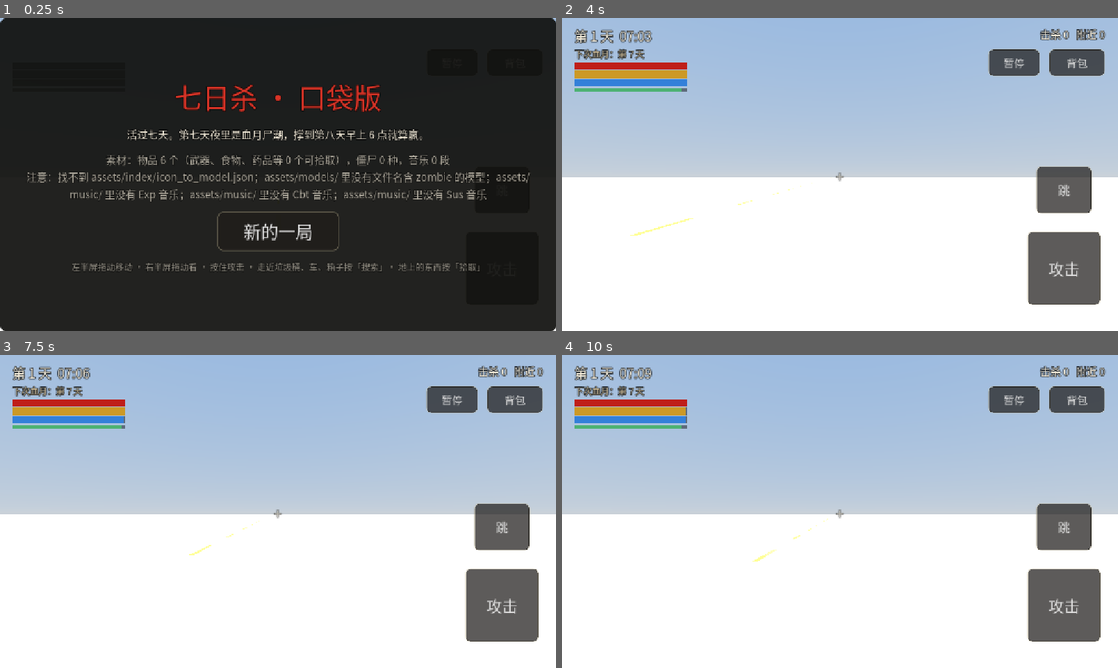
Above: before the commit, frames 1-4 (two rows, left to right).
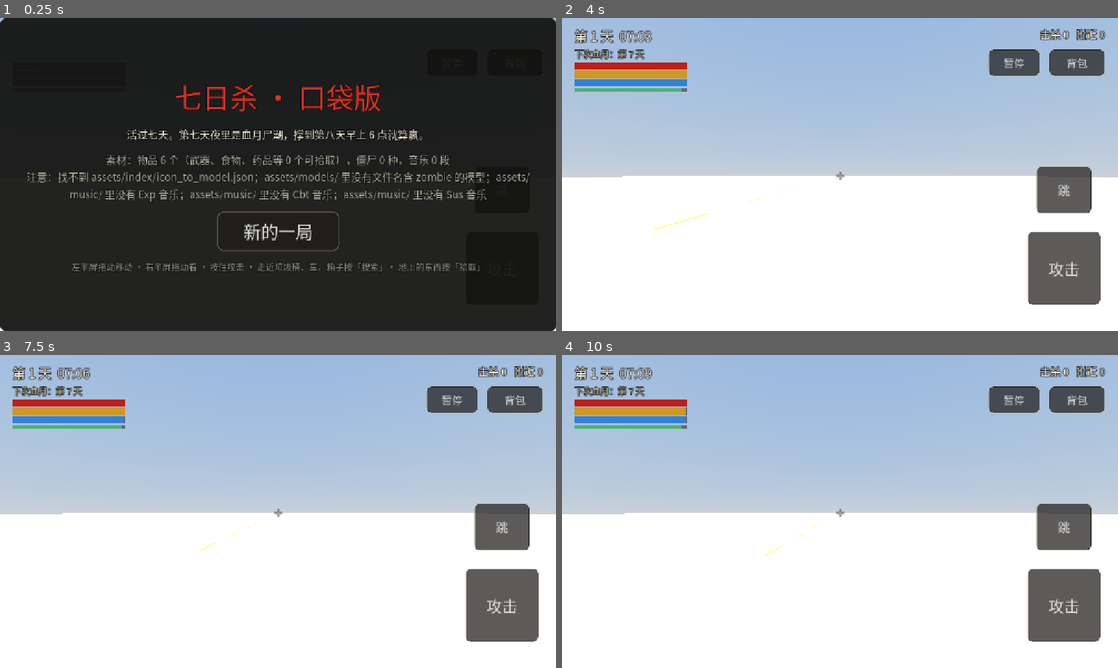
Above: after the commit, the same moments.

Repository: langhua98/7day
Game: Godot game, scene res://scenes/main.tscn
Two runs of this game, one before a commit and one after it. Both use one fixed random seed, a clock stepped at 60 frames per second and the inputs below.
Inputs (mouse positions are in pixels of both pictures, inside the frame that each line leads up to):
- Up to frame 1 (0.25 s): no input
- Up to frame 2 (4 s): click "新的一局" at 0.5 s; tap Enter at 1.25, 3.5 s; move the mouse to (962, 158) at 1.27 s; hold D 1.28-2 s; hold F 1.28-2 s; click (962, 158) at 1.42 s; tap Space at 1.52, 2 s; drag from (728, 190) to (812, 237) at 2.02 s; move the mouse to (895, 105) at 2.77 s; hold D 2.78-3.5 s; hold R 2.78-3.5 s; click (895, 105) at 2.92 s; tap F at 3.05 s; drag from (812, 237) to (673, 127) at 3.52 s
- Up to frame 3 (7.5 s): tap Space at 4.25, 4.52 s; move the mouse to (444, 558) at 4.27 s; hold A 4.28-5 s; hold Shift 4.28-5 s; click (444, 558) at 4.42 s; tap F at 4.55 s; drag from (111, 464) to (194, 433) at 5.02 s; move the mouse to (305, 511) at 5.77 s; hold S 5.78-6.5 s; hold F 5.78-6.5 s; click (305, 511) at 5.92 s; tap Enter at 6.5 s; drag from (194, 433) to (166, 527) at 6.52 s; move the mouse to (400, 495) at 7.27 s; hold W from 7.28 s (still down); hold R from 7.28 s (still down); click (400, 495) at 7.42 s
- Up to frame 4 (10 s): tap Space at 7.52, 8 s; tap F at 7.55, 9.05 s; release W at 8 s; release R at 8 s; drag from (728, 527) to (812, 574) at 8.02 s; move the mouse to (895, 442) at 8.77 s; hold S 8.78-9.5 s; hold Shift 8.78-9.5 s; click (895, 442) at 8.92 s; drag from (812, 574) to (673, 464) at 9.52 s

The runs differ from the first frame. In frame 2, 0.4% of the frame differs, in the area x 10-86%, y 49-70%; in frame 3, 0.4%; in frame 4, 0.4%.

Commit message:
手感：开镜 ADS、后坐力回弹、武器摆动、命中标记、震动、冲刺 FOV

Diff:
--- a/scripts/combat.gd
+++ b/scripts/combat.gd
@@ -77,6 +77,7 @@
 
 
 func attack() -> void:
+	hud.crosshair_kick()
 	var row: Dictionary = Assets.items_by_id.get(inventory.equipped, {})
 	var kind: int = row.get("kind", -1)
 	if kind == Assets.Kind.GUN:
@@ -218,12 +219,17 @@
 	var mods := Weapons.ammo_mods(ammo_id)
 	st.damage = float(st.damage) * float(mods.get("entity", 1.0))
 	st.damage *= Weapons.quality_mult(int(inventory.qualities.get(inventory.equipped, 1)))
+	if player_sys.aiming:
+		st.spread = float(st.spread) * 0.5
 	attack_cd = st.rate
 	arms.swing(7.0)
 	Fx.muzzle(arms, arms.muzzle_position())
 	Sfx.play(st.fire_snd, Vector3.INF, -2.0, 0.05)
+	Input.vibrate_handheld(20)
 	GameState.noise.emit(player_sys.player.global_position, 45.0, "gun")
-	player_sys.add_recoil(0.012 + st.damage * 0.0004 * st.pellets)
+	var kick: float = 0.012 + st.damage * 0.0004 * st.pellets
+	player_sys.add_recoil(kick)
+	player_sys.pitch = clampf(player_sys.pitch + kick * C.RECOIL_AIM_SHARE, -1.3, 1.3)
 	var eye := player_sys.camera.global_position
 	var aim := -player_sys.camera.global_basis.z
 	for p in st.pellets:
@@ -303,6 +309,7 @@
 	var gun: bool = Assets.items_by_id.get(inventory.equipped, {}).get("kind", -1) == Assets.Kind.GUN
 	Sfx.play("bullet_flesh" if gun else "hit_flesh", at, -2.0)
 	GameState.noise.emit(player_sys.player.global_position, 6.0, "hit")
+	hud.hitmarker(head)
 	if head:
 		hud.toast("爆头！")
 
--- a/scripts/config.gd
+++ b/scripts/config.gd
@@ -39,6 +39,14 @@
 const JUMP_SPEED := 5.2
 const PLAYER_EYE_HEIGHT := 1.65
 const LOOK_SENSITIVITY := 0.0045
+## 第一人称手感：基础视野、冲刺拉宽、开镜 FOV、后坐力回弹、落地压头
+const BASE_FOV := 70.0
+const SPRINT_FOV_BONUS := 7.0
+const AIM_FOV := 55.0
+const AIM_SENSITIVITY := 0.6
+const RECOIL_RECOVERY := 12.0
+const RECOIL_AIM_SHARE := 0.16
+const LAND_DIP_MAX := 0.06
 ## 测试模式：背包里就有全部武器、吃的喝的、药、建造方块，每种子弹 300 发，不用去捡（读档时也会补齐）。正式玩时改成 false
 const TEST_ALL_ITEMS := true
 const TEST_AMMO := 300
--- a/scripts/fp_arms.gd
+++ b/scripts/fp_arms.gd
@@ -82,6 +82,9 @@
 var _swing_speed := 3.0
 var _punch_left := false   # 空手时左右交替出拳
 var _bob := 0.0
+var _sway := Vector2.ZERO
+var _sway_target := Vector2.ZERO
+var _aiming := false
 var _rest_len := {}
 
 
@@ -333,11 +336,24 @@
 	return [grip - f * GRIP_OFFSET.x - palm * GRIP_OFFSET.y, palm, f]
 
 
+## 转头时给手臂一点惯性：先被甩一下，再慢慢回到原位
+func look(px: Vector2) -> void:
+	_sway_target += Vector2(-px.x, -px.y) * 0.0009
+	_sway_target = _sway_target.limit_length(0.4)
+
+
+func set_aiming(on: bool) -> void:
+	_aiming = on
+
+
 func _update_pose(delta: float) -> void:
 	if not has_arms:
 		return
 	_skel.reset_bone_poses()
 	_bob += delta
+	_sway_target = _sway_target.lerp(Vector2.ZERO, 1.0 - exp(-delta * 10.0))
+	_sway = _sway.lerp(_sway_target, 1.0 - exp(-delta * 18.0))
+	var sway_hand := Vector3(_sway.x * 0.12, -_sway.y * 0.1, 0.0)
 	var walk: float = get_meta("walking", 0.0)
 	var bob := Vector3(sin(_bob * 9.0) * 0.012, -abs(cos(_bob * 9.0)) * 0.014, 0) * walk
 	bob += Vector3(0, sin(_bob * 1.7) * 0.004, 0)
@@ -345,12 +361,12 @@
 	if _swing > 0.0:
 		_swing = max(0.0, _swing - delta * _swing_speed)
 		t = 1.0 - _swing
-	var run := Vector3.ZERO
+	var run := sway_hand
 	match _grip:
 		Grip.NONE:
 			_pose_fists(t, bob + run)
 		Grip.PISTOL, Grip.RIFLE:
-			_pose_gun(t, bob, delta)
+			_pose_gun(t, bob + run, delta)
 		_:
 			var k := _sample(_swing_keys(), t)
 			var g: Vector3 = k[0] + bob + run
@@ -369,7 +385,7 @@
 				_place_arm("Left", lf[0], lf[1], lf[2], Vector3(-0.8, -1.0, 0.2))
 				_curl("Left", 0.9)
 			else:
-				_place_arm("Left", LEFT_HAND_AWAY + bob, Vector3.RIGHT, Vector3(0, -0.3, -1), Vector3(-0.6, -1.0, 0.2))
+				_place_arm("Left", LEFT_HAND_AWAY + bob + sway_hand, Vector3.RIGHT, Vector3(0, -0.3, -1), Vector3(-0.6, -1.0, 0.2))
 				_curl("Left", 0.6)
 
 
@@ -405,6 +421,8 @@
 		rl = sin((1.0 - _reload_t / _reload_total) * PI)
 	var hand := (PISTOL_HAND if _grip == Grip.PISTOL else RIFLE_HAND) + bob + Vector3(0, 0.015, 0.06) * kick \
 		+ Vector3(-0.05, -0.12, 0.06) * rl
+	if _aiming:
+		hand = Vector3(0.0, -0.19, -0.45) + bob
 	_place_arm("Right", hand, Vector3.LEFT, Vector3(0, -0.25, -1), Vector3(0.6, -1.0, 0.2))
 	_curl("Right", 0.85)
 	_update_mount(kick, rl)
@@ -436,7 +454,7 @@
 	match _grip:
 		Grip.PISTOL, Grip.RIFLE:
 			# 枪口朝正前方，稍微往里收一点对准准星；握把落在掌心（挂点原点就是握把）；换弹时枪口往下
-			var yaw := 0.06 if _grip == Grip.PISTOL else 0.03
+			var yaw := 0.0 if _aiming else (0.06 if _grip == Grip.PISTOL else 0.03)
 			b = Basis(Vector3.UP, yaw) * Basis(Vector3.RIGHT, 0.12 * kick + 0.5 * rl) * Basis(Vector3.UP, PI)
 			center += palm * 0.01
 		_:
@@ -444,6 +462,7 @@
 			var y := thumb
 			var z := (fingers - y * fingers.dot(y)).normalized()
 			b = Basis(y.cross(z), y, z) * Basis(Vector3.RIGHT, GRIP_TILT)
+	b = Basis(Vector3.UP, _sway.x * 0.45) * Basis(Vector3.RIGHT, -_sway.y * 0.35) * b
 	_weapon_mount.transform = Transform3D(b, center)
 
 
--- a/scripts/hud.gd
+++ b/scripts/hud.gd
@@ -15,6 +15,7 @@
 var move := Vector2.ZERO          # 摇杆输出，x 右 y 前
 var look_delta := Vector2.ZERO    # 本帧视角拖动量（像素）
 var attack_held := false
+var aim_held := false
 
 var _root := Control.new()
 var _status := Label.new()
@@ -32,6 +33,9 @@
 var _banner := Label.new()
 var _hotbar := HBoxContainer.new()
 var _attack_btn := Button.new()
+var _aim_btn := Button.new()
+var _cross := Label.new()
+var _hitmarker := Label.new()
 var _action_btn := Button.new()
 var _progress := ProgressBar.new()
 var _progress_label := Label.new()
@@ -59,6 +63,9 @@
 var _look_last := Vector2.ZERO
 var _toast_t := 0.0
 var _blood_day := false
+var _aim_id := -1
+var _cross_tween: Tween
+var _hit_tween: Tween
 const JOY_RADIUS := 90.0
 const QUALITY_COLORS := [Color(0.7, 0.7, 0.7), Color(0.65, 0.45, 0.25), Color(0.9, 0.8, 0.2),
 	Color(0.3, 0.8, 0.3), Color(0.3, 0.55, 1.0), Color(0.7, 0.35, 1.0)]
@@ -127,13 +134,30 @@
 	_root.add_child(_toast)
 
 	# 准星
-	var cross := Label.new()
-	cross.text = "+"
-	cross.set_anchors_preset(Control.PRESET_CENTER)
-	cross.position = Vector2(-10, -22)
-	cross.add_theme_font_size_override("font_size", 32)
-	cross.modulate = Color(1, 1, 1, 0.6)
-	_root.add_child(cross)
+	_cross.text = "+"
+	_cross.set_anchors_preset(Control.PRESET_CENTER)
+	_cross.position = Vector2(-16, -28)
+	_cross.size = Vector2(32, 56)
+	_cross.horizontal_alignment = HORIZONTAL_ALIGNMENT_CENTER
+	_cross.vertical_alignment = VERTICAL_ALIGNMENT_CENTER
+	_cross.add_theme_font_size_override("font_size", 32)
+	_cross.modulate = Color(1, 1, 1, 0.6)
+	_cross.pivot_offset = _cross.size * 0.5
+	_cross.mouse_filter = Control.MOUSE_FILTER_IGNORE
+	_root.add_child(_cross)
+
+	# 命中标记：打中僵尸在准星旁闪一下
+	_hitmarker.text = "×"
+	_hitmarker.set_anchors_preset(Control.PRESET_CENTER)
+	_hitmarker.position = Vector2(-32, -34)
+	_hitmarker.size = Vector2(64, 64)
+	_hitmarker.horizontal_alignment = HORIZONTAL_ALIGNMENT_CENTER
+	_hitmarker.vertical_alignment = VERTICAL_ALIGNMENT_CENTER
+	_hitmarker.add_theme_font_size_override("font_size", 46)
+	_hitmarker.pivot_offset = Vector2(32, 32)
+	_hitmarker.modulate = Color(1, 1, 1, 0)
+	_hitmarker.mouse_filter = Control.MOUSE_FILTER_IGNORE
+	_root.add_child(_hitmarker)
 
 	# 底部快捷栏
 	_hotbar.set_anchors_preset(Control.PRESET_CENTER_BOTTOM)
@@ -150,6 +174,15 @@
 	# 系统自带的按钮只认第一根手指，一边走路一边按攻击会没反应
 	_attack_btn.mouse_filter = Control.MOUSE_FILTER_IGNORE
 	_root.add_child(_attack_btn)
+
+	_aim_btn.text = "瞄准"
+	_aim_btn.set_anchors_preset(Control.PRESET_BOTTOM_RIGHT)
+	_aim_btn.position = Vector2(-430, -230)
+	_aim_btn.size = Vector2(150, 110)
+	_aim_btn.add_theme_font_size_override("font_size", 32)
+	_aim_btn.mouse_filter = Control.MOUSE_FILTER_IGNORE
+	_aim_btn.visible = false
+	_root.add_child(_aim_btn)
 
 	# 搜索 / 拾取：走近容器或地上的东西才出现
 	_action_btn.set_anchors_preset(Control.PRESET_BOTTOM_RIGHT)
@@ -486,6 +519,9 @@
 	_ammo.visible = text != ""
 	_ammo.text = text
 	_reload_btn.visible = text != ""
+	_aim_btn.visible = text != ""
+	if text == "":
+		aim_held = false
 
 
 func set_survival(water: float, effects: String) -> void:
@@ -614,6 +650,27 @@
 		_hurt.color.a = max(0.0, _hurt.color.a - delta * 0.8)
 
 
+## 打中僵尸：准星旁闪一个 ×，爆头变红
+func hitmarker(headshot := false) -> void:
+	if _hit_tween and _hit_tween.is_valid():
+		_hit_tween.kill()
+	_hitmarker.modulate = Color(1.0, 0.32, 0.22, 1.0) if headshot else Color(1, 1, 1, 0.9)
+	_hitmarker.scale = Vector2(1.35, 1.35)
+	_hit_tween = create_tween()
+	_hit_tween.set_parallel(true)
+	_hit_tween.tween_property(_hitmarker, "scale", Vector2.ONE, 0.16)
+	_hit_tween.tween_property(_hitmarker, "modulate:a", 0.0, 0.24)
+
+
+## 开枪/攻击时准星轻轻放大再回弹
+func crosshair_kick() -> void:
+	if _cross_tween and _cross_tween.is_valid():
+		_cross_tween.kill()
+	_cross.scale = Vector2(1.25, 1.25)
+	_cross_tween = create_tween()
+	_cross_tween.tween_property(_cross, "scale", Vector2.ONE, 0.14)
+
+
 func consume_look() -> Vector2:
 	var d := look_delta
 	look_delta = Vector2.ZERO
@@ -630,6 +687,11 @@
 
 
 func _touch_down(index: int, pos: Vector2) -> void:
+	if _aim_btn.visible and _aim_btn.get_global_rect().grow(12).has_point(pos):
+		_aim_id = index
+		aim_held = true
+		_aim_btn.modulate = Color(1.6, 0.7, 0.6)
+		return
 	if _attack_btn.get_global_rect().grow(20).has_point(pos):
 		_attack_id = index
 		_press_attack(true)
@@ -668,7 +730,11 @@
 
 
 func _touch_up(index: int) -> void:
-	if index == _attack_id:
+	if index == _aim_id:
+		_aim_id = -1
+		aim_held = false
+		_aim_btn.modulate = Color.WHITE
+	elif index == _attack_id:
 		_attack_id = -1
 		_press_attack(false)
 	elif index == _joy_id:
--- a/scripts/main.gd
+++ b/scripts/main.gd
@@ -189,6 +189,9 @@
 	var night := time_sys.night
 	var blood_moon := time_sys.blood_moon
 
+	player_sys.aiming = (hud.aim_held or Input.is_mouse_button_pressed(MOUSE_BUTTON_RIGHT)
+		or Input.is_physical_key_pressed(KEY_F)) \
+		and Assets.items_by_id.get(inventory.equipped, {}).get("kind", -1) == Assets.Kind.GUN
 	player_sys.update(delta)
 	looting.update(delta)
 	combat.update(delta)
--- a/scripts/player.gd
+++ b/scripts/player.gd
@@ -25,6 +25,8 @@
 
 var _vy := 0.0
 var _recoil := 0.0
+var _land_dip := 0.0
+var aiming := false
 var _step_d := 0.0
 var _grounded := true
 
@@ -42,7 +44,7 @@
 	camera.position.y = C.PLAYER_EYE_HEIGHT
 	camera.near = 0.03
 	camera.far = 260.0
-	camera.fov = 70.0
+	camera.fov = C.BASE_FOV
 	player.add_child(camera)
 	arms = FpArms.new()
 	camera.add_child(arms)
@@ -54,7 +56,7 @@
 	player.rotation.y = 0.0
 	camera.rotation.x = 0.0
 	camera.position.y = C.PLAYER_EYE_HEIGHT
-	camera.fov = 70.0
+	camera.fov = C.BASE_FOV
 	yaw = 0.0
 	pitch = 0.0
 	hp = C.MAX_HP
@@ -66,14 +68,19 @@
 	stamina = 100.0
 	_vy = 0.0
 	_recoil = 0.0
+	_land_dip = 0.0
+	aiming = false
 	_step_d = 0.0
 	_grounded = true
 
 
 func update(delta: float) -> void:
 	var look := hud.consume_look()
-	yaw -= look.x * C.LOOK_SENSITIVITY * hud.settings.sensitivity
-	pitch = clamp(pitch - look.y * C.LOOK_SENSITIVITY * hud.settings.sensitivity, -1.3, 1.3)
+	arms.look(look)
+	arms.set_aiming(aiming)
+	var look_sens: float = C.LOOK_SENSITIVITY * hud.settings.sensitivity * (C.AIM_SENSITIVITY if aiming else 1.0)
+	yaw -= look.x * look_sens
+	pitch = clamp(pitch - look.y * look_sens, -1.3, 1.3)
 	# 电脑上调试：WASD 移动、方向键看
 	var mv := hud.move
 	if Input.is_physical_key_pressed(KEY_W): mv.y += 1
@@ -106,15 +113,22 @@
 	if _grounded:
 		if _vy < -3.0:
 			Sfx.play("land", Vector3.INF, -6.0)
+			_land_dip = minf(C.LAND_DIP_MAX, -_vy * 0.012)
 		player.position.y = floor_y
 		_vy = 0.0
-	# 后坐力：镜头往上一跳，慢慢回落
-	if _recoil > 0.0:
-		var r := minf(_recoil, delta * 1.6)
-		_recoil -= r
-		pitch = clamp(pitch + r, -1.3, 1.3)
+	# 后坐力：先往上跳再回弹，只有一小部分留在准星上
+	_recoil = lerp(_recoil, 0.0, 1.0 - exp(-delta * C.RECOIL_RECOVERY))
 	player.rotation.y = yaw
-	camera.rotation.x = pitch
+	camera.rotation.x = clampf(pitch + _recoil, -1.4, 1.4)
+	# 冲刺拉宽视野，开镜收窄，落地轻轻压头
+	var fov_target := C.BASE_FOV
+	if aiming:
+		fov_target = C.AIM_FOV
+	elif sprint:
+		fov_target = C.BASE_FOV + C.SPRINT_FOV_BONUS
+	camera.fov = lerp(camera.fov, fov_target, 1.0 - exp(-delta * 8.0))
+	_land_dip = lerp(_land_dip, 0.0, 1.0 - exp(-delta * 9.0))
+	camera.position.y = C.PLAYER_EYE_HEIGHT - _land_dip
 	var fwd := -player.global_basis.z
 	var right := player.global_basis.x
 	var vel := (fwd * mv.y + right * mv.x) * C.PLAYER_SPEED * (C.SPRINT_MULT if sprint else 1.0)
@@ -165,6 +179,7 @@
 func take_damage(amount: float, source: String, bleed_chance := 0.0) -> void:
 	hp -= amount
 	hud.hurt()
+	Input.vibrate_handheld(60)
 	GameState.player_damaged.emit(amount, source)
 	if source == "zombie":
 		Sfx.play("pain", Vector3.INF, -3.0)
--- a/tests/test_split.gd
+++ b/tests/test_split.gd
@@ -56,6 +56,20 @@
 	check(main.running, "3 秒后不应结束")
 	main.player_sys.take_damage(10.0, "test")
 	check_close(main.player_sys.hp, C.MAX_HP - 10.0, 0.01, "受伤应扣血")
+
+	# 手感：后坐力应回弹，开镜应收窄 FOV，命中标记应出现
+	main.player_sys.add_recoil(0.2)
+	for i in 30:
+		main.player_sys.update(1.0 / 60.0)
+	check(main.player_sys._recoil < 0.2, "后坐力应随时间回弹")
+	main.player_sys.aiming = true
+	for i in 60:
+		main.player_sys.update(1.0 / 60.0)
+	check(main.player_sys.camera.fov < C.BASE_FOV, "开镜 FOV 应收窄")
+	main.player_sys.aiming = false
+	main.hud.hitmarker(true)
+	main.hud.crosshair_kick()
+	check(main.hud._hitmarker.modulate.a > 0.0, "命中标记应显示")
 
 	# 存档写入版本号、时间、血月次数，并能读回玩家状态
 	main.player_sys.hp = 77.0
